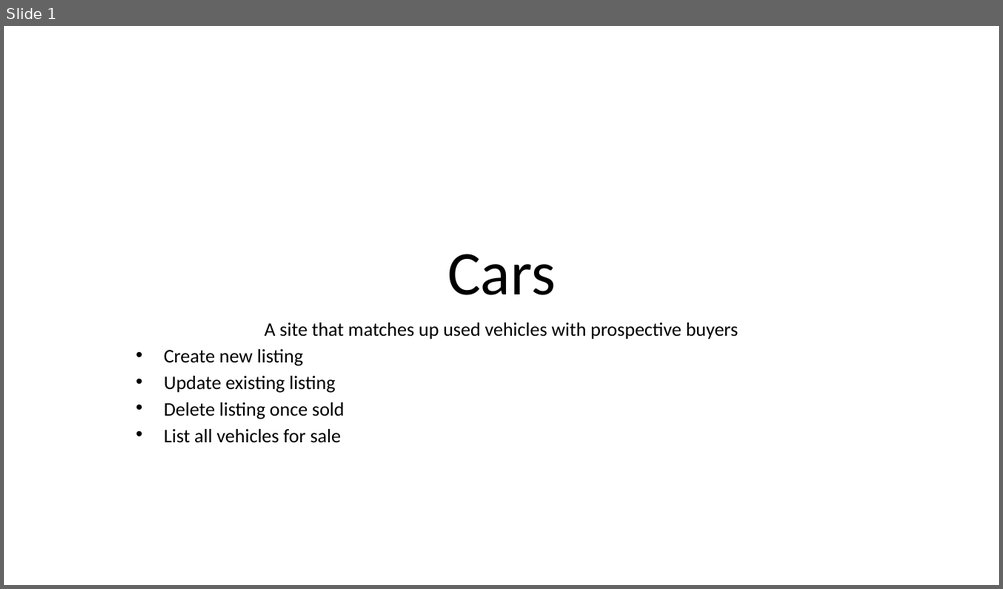
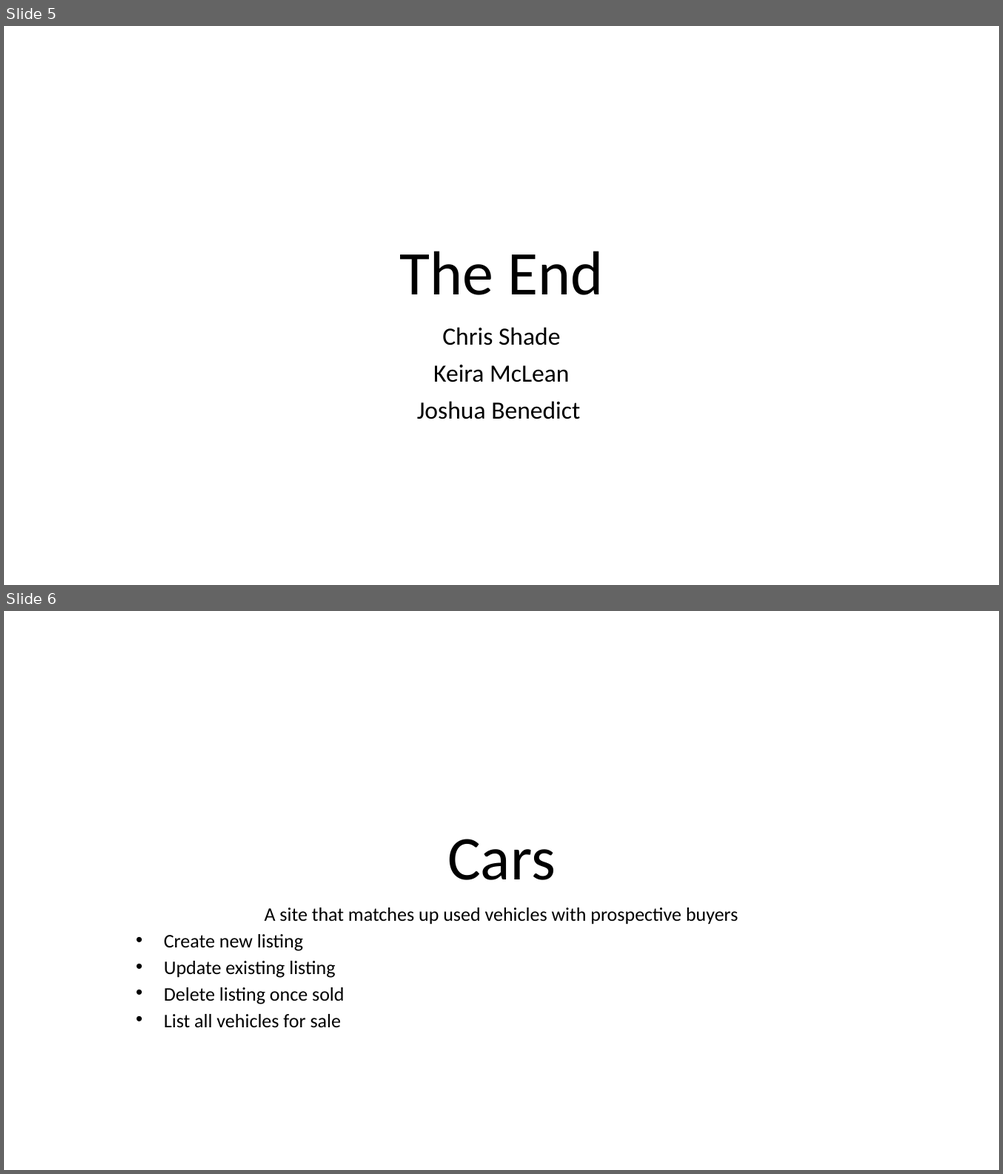
Before and after one commit to keira-mclean/capstone-cjk-be, a slide deck: Capstone3_CJK.pptx. Shown one above the other, each under a label of ours: slide 1 before the commit, slides 5 and 6 after it. The pictures are 1003x589 and 1003x1174 pixels, drawn with LibreOffice and Linux fonts; fonts in the diff are those of the drawing. Boxes give left, top, right and bottom in pixels: in the first picture for what was removed or moved away, otherwise in the second. Text is boxed around its words. In the diff, an @@ line names an element or a change of style, - is before the commit and + after.

```diff
--- a/Capstone3_CJK.pptx
+++ b/Capstone3_CJK.pptx
@@ slide 5 added at [4,26,999,585], background #FFFFFF @@
@@ title added at [399,251,603,295], 60 pt, text #000000 @@
+The End
@@ subtitle added at [417,327,580,420], 24 pt, text #000000 @@
+Chris Shade
+Keira McLean
+Joshua Benedict
@@ what was slide 1 is now slide 6 @@
```
Also in this commit, not shown: 1 slide changed, 3 other slides added.
